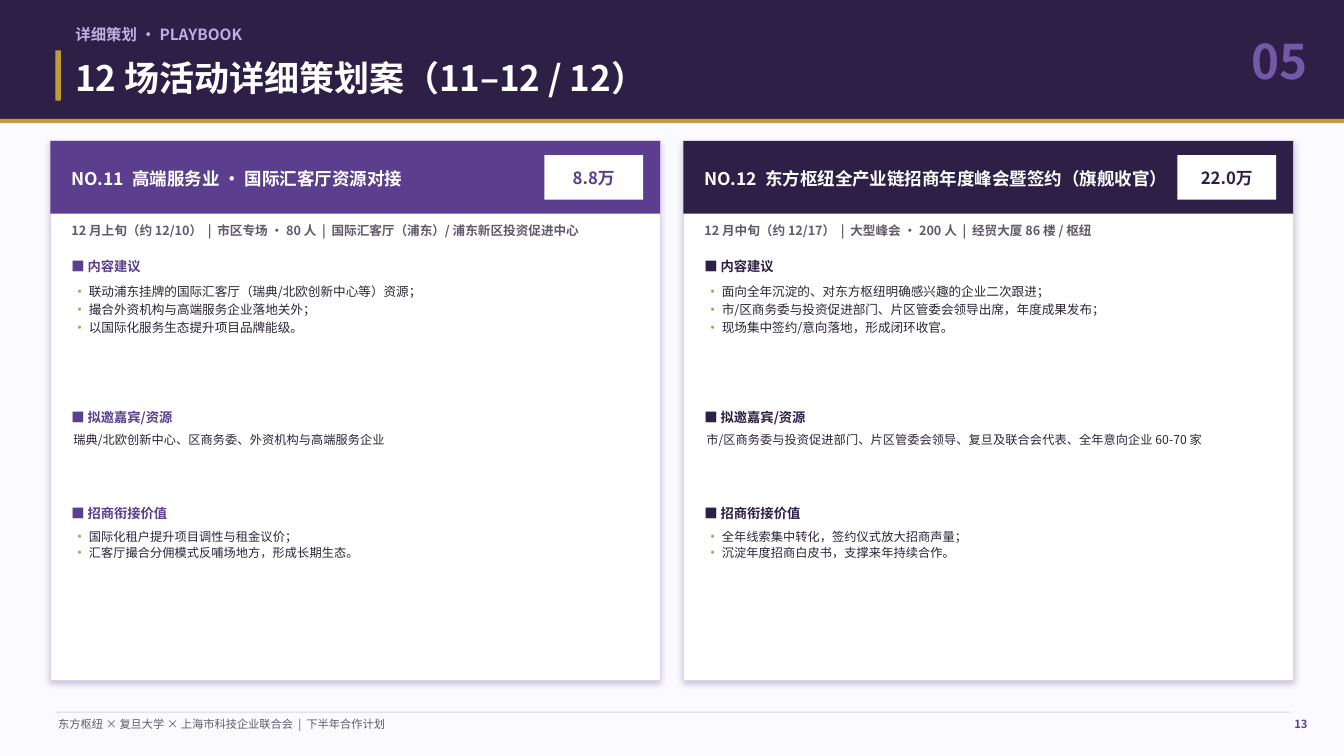
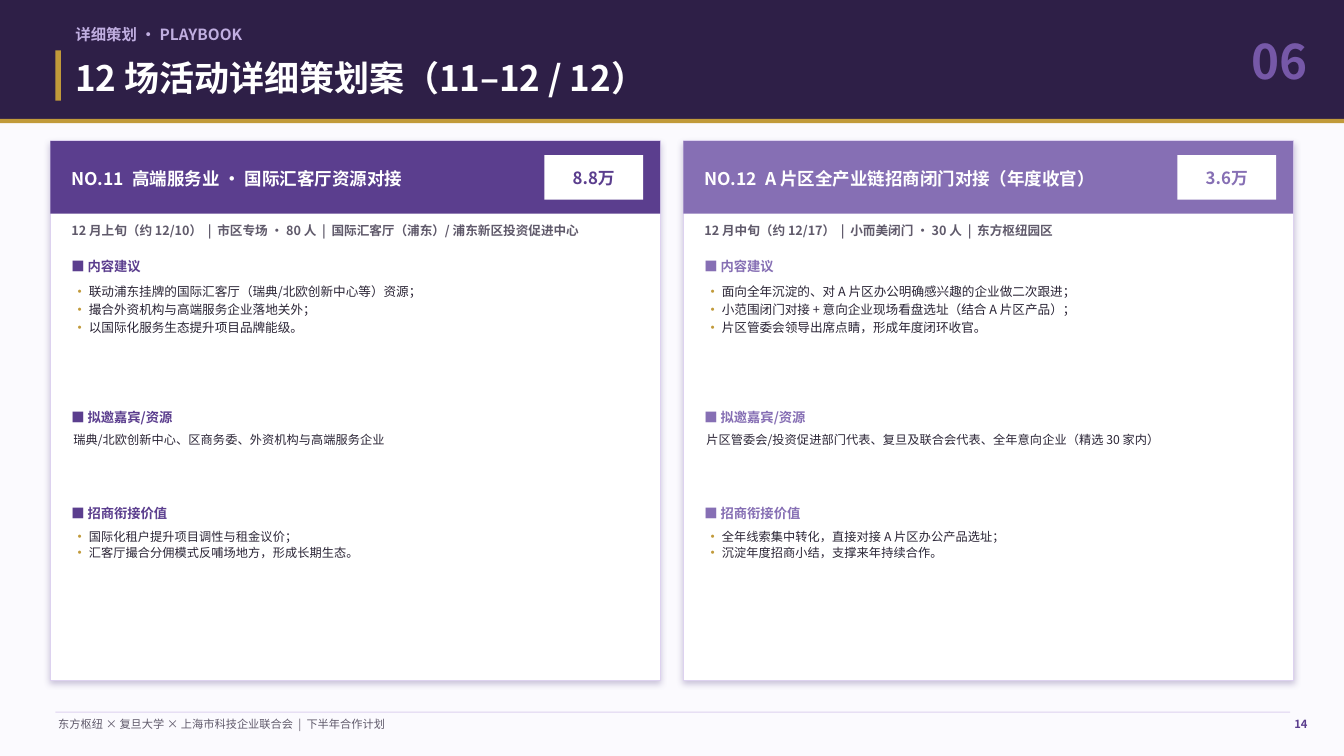
Before and after one commit to hujigang2010-maker/AIDEN, a slide deck: slide 14 of 东方枢纽三方合作计划_汇报PPT.pptx (slide 13 before the commit). Drawn at 1344x756 pixels with LibreOffice and Linux fonts; fonts in the diff are those of the drawing. Boxes give left, top, right and bottom in pixels: in the first picture for what was removed or moved away, otherwise in the second. Text is boxed around its words. In the diff, an @@ line names an element or a change of style, - is before the commit and + after.

```diff
--- a/东方枢纽三方合作计划_汇报PPT.pptx
+++ b/东方枢纽三方合作计划_汇报PPT.pptx
@@ text at (1251,43,1307,80): text changed @@
-05
+06
@@ rectangle at (684,141,1294,214): fill #2E1F47 to #866FB4 @@
@@ text at (704,170,1095,187): text changed @@
-NO.12 东方枢纽全产业链招商年度峰会暨签约（旗舰收官）
+NO.12 A 片区全产业链招商闭门对接（年度收官）
@@ text at (1206,171,1248,186): text changed; text colour #2E1F47 to #866FB4 @@
-22.0万
+3.6万
@@ text at (704,224,1053,238): text changed @@
-12 月中旬（约 12/17） | 大型峰会 · 200 人 | 经贸大厦 86 楼 / 枢纽
+12 月中旬（约 12/17） | 小而美闭门 · 30 人 | 东方枢纽园区
@@ text at (722,285,1076,333): text changed @@
-· 面向全年沉淀的、对东方枢纽明确感兴趣的企业二次跟进；
-· 市/区商务委与投资促进部门、片区管委会领导出席，年度成果发布；
-· 现场集中签约/意向落地，形成闭环收官。
+· 面向全年沉淀的、对 A 片区办公明确感兴趣的企业做二次跟进；
+· 小范围闭门对接 + 意向企业现场看盘选址（结合 A 片区产品）；
+· 片区管委会领导出席点睛，形成年度闭环收官。
@@ text at (706,433,1160,446): text changed @@
-市/区商务委与投资促进部门、片区管委会领导、复旦及联合会代表、全年意向企业 60-70 家
+片区管委会/投资促进部门代表、复旦及联合会代表、全年意向企业（精选 30 家内）
@@ text colour #2E1F47 to #866FB4 in 3 elements at (721,260,774,272), (721,411,806,424), (721,507,801,519) @@
@@ text at (722,530,1004,558): text changed @@
-· 全年线索集中转化，签约仪式放大招商声量；
-· 沉淀年度招商白皮书，支撑来年持续合作。
+· 全年线索集中转化，直接对接 A 片区办公产品选址；
+· 沉淀年度招商小结，支撑来年持续合作。
@@ text at (1294,719,1307,728): text changed @@
-13
+14
```
Also in this commit, not shown: 15 other slides changed, 1 slide added, 4 other files.
